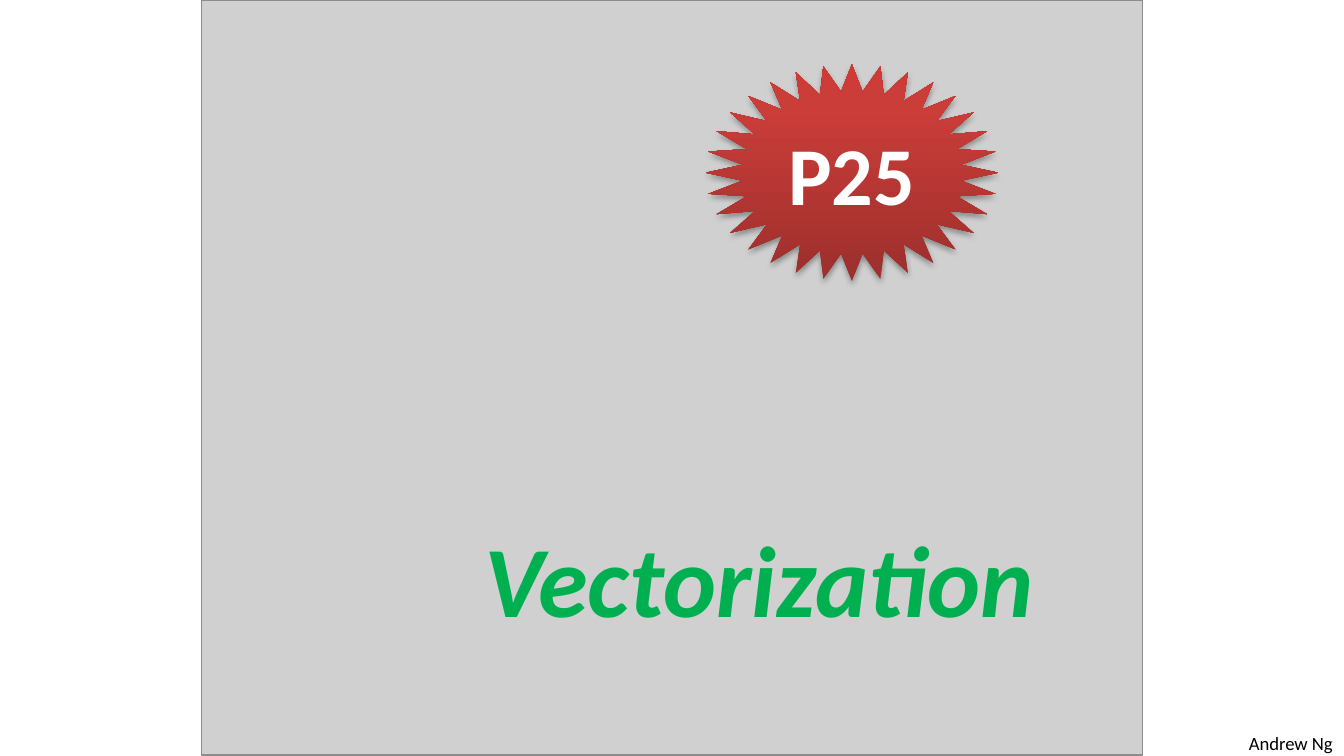
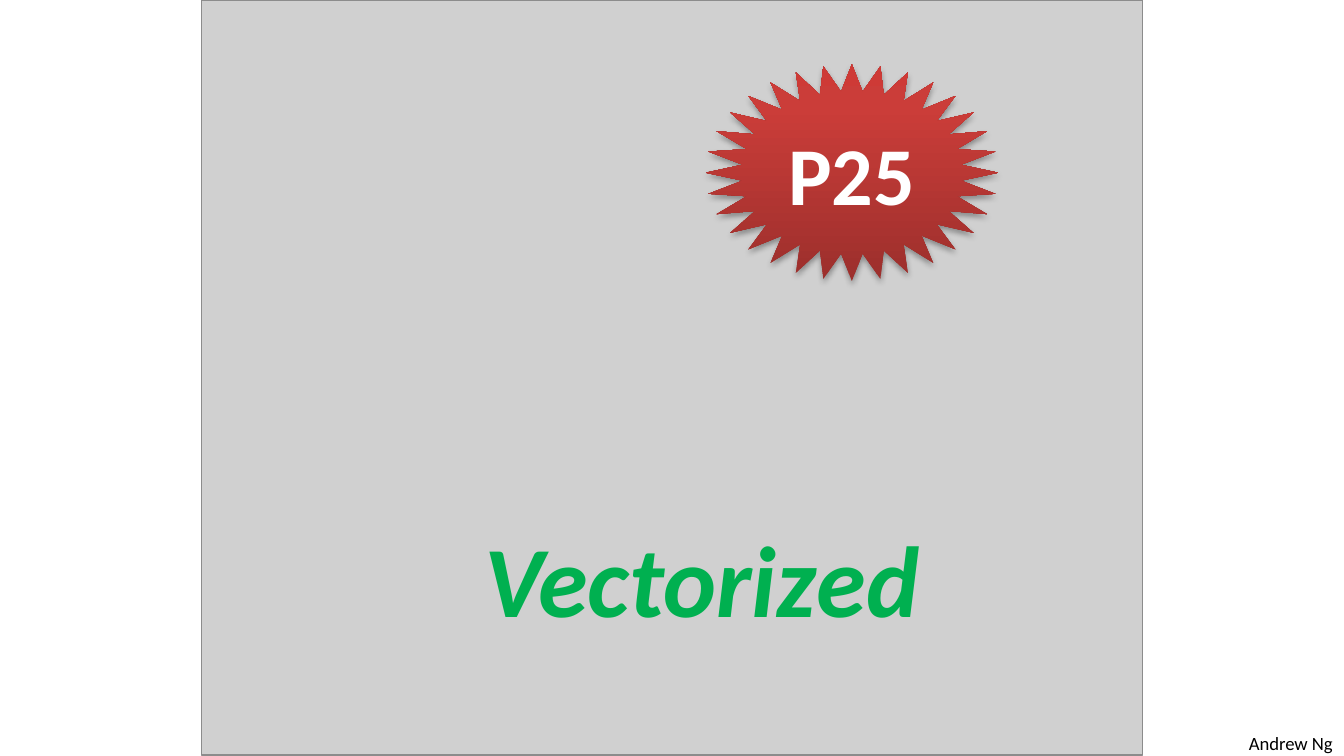
Before and after one commit to sunzuolei/ml, a slide deck: slide 31 of Slides/5_Regularization.pptx. Drawn at 1344x756 pixels with LibreOffice and Linux fonts; fonts in the diff are those of the drawing; grey boxes stand for pictures. Boxes give left, top, right and bottom in pixels: in the first picture for what was removed or moved away, otherwise in the second. Text is boxed around its words. In the diff, an @@ line names an element or a change of style, - is before the commit and + after.

```diff
--- a/Slides/5_Regularization.pptx
+++ b/Slides/5_Regularization.pptx
@@ text at [484,546,919,618]: text changed @@
-Vectorization
+Vectorized
```
Also in this commit, not shown: 1 other slide changed, 2 slides added, 5 other files.
